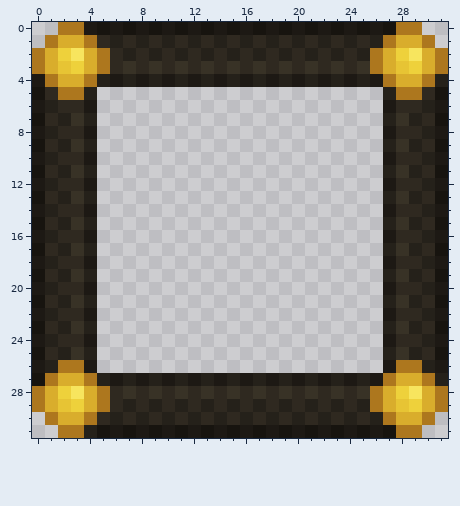
Two states of a pixel-art sprite, projects/minicheckers/res/img/BorderImage.png. That is the earlier state.
The file is 256x256 pixels, drawn in blocks of 8x8; one block is one cell here. Colours within 5 levels of each other are drawn and written as one.
The same view after the edit:
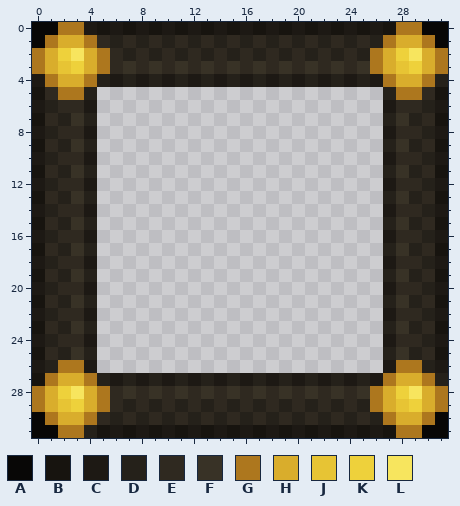
Palette (. is transparent): A #080706  B #17140f  C #1d1914  D #25211a  E #2f2920  F #383226  G #ad771e  H #d9ad2c  J #e7c434  K #eed13b  L #f7e55e
Diff:
@@ x 0..31 @@
- 0 ..GGCBCBCBCBCBCBCBCBCBCBCBCBGG..
- 1 .GHHGEDEDEDEDEDEDEDEDEDEDEDGHHG.
+ 0 AAGGCBCBCBCBCBCBCBCBCBCBCBCBGGAA
+ 1 AGHHGEDEDEDEDEDEDEDEDEDEDEDGHHGA
  2 GHKLHGEDEDEDEDEDEDEDEDEDEDGHKLHG
@@ x 0..31 @@
 29 GHJKHGEDEDEDEDEDEDEDEDEDEDGHJKHG
-30 .GHHGEDEDEDEDEDEDEDEDEDEDEDGHHG.
-31 ..GGDBCBCBCBCBCBCBCBCBCBCBCBGG..
+30 AGHHGEDEDEDEDEDEDEDEDEDEDEDGHHGA
+31 AAGGDBCBCBCBCBCBCBCBCBCBCBCBGGAA
Boxes around the changes in both pictures, in picture pixels (x1, y1, x2, y2):
added: (32, 22, 58, 48)
added: (422, 22, 448, 48)
added: (32, 412, 58, 438)
added: (422, 412, 448, 438)
